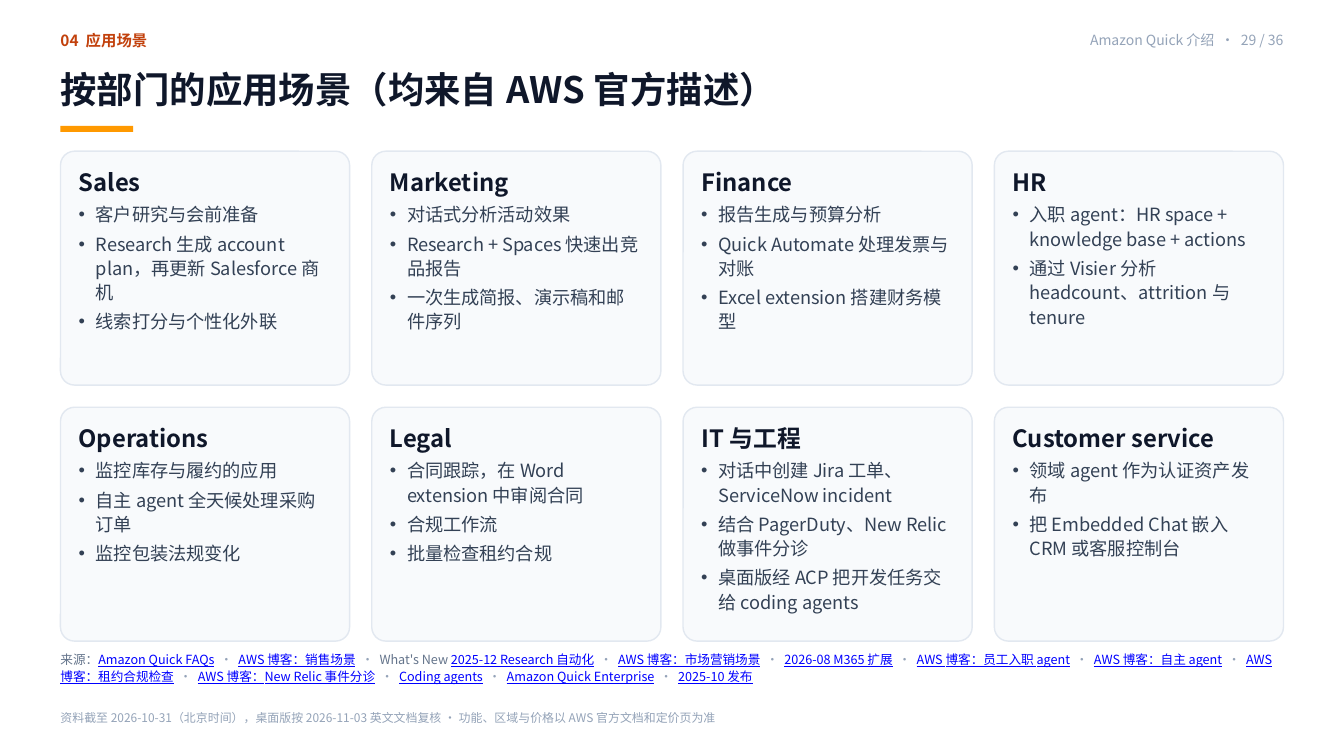
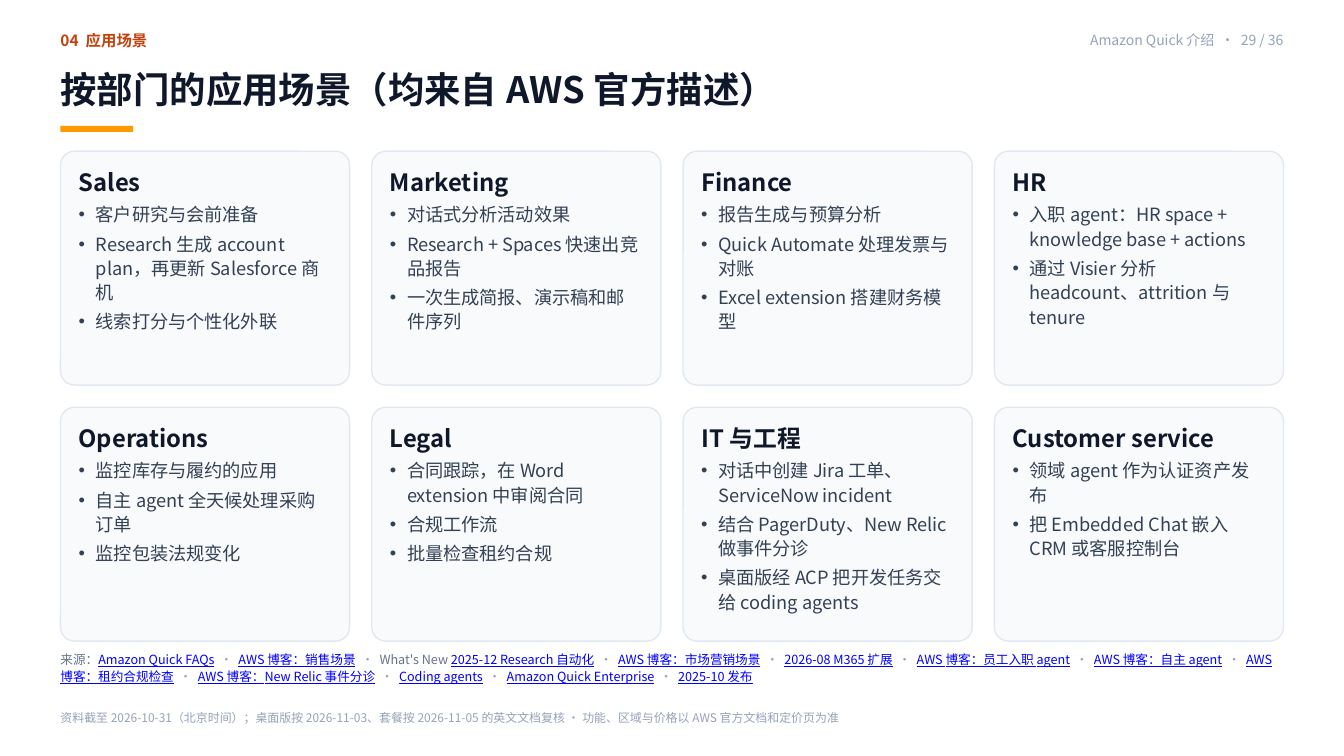
Before and after one commit to sunl/amazon-quick-intro, a slide deck: slide 29 of docs/Amazon-Quick-介绍.pptx. Drawn at 1344x756 pixels with LibreOffice and Linux fonts; fonts in the diff are those of the drawing. Boxes give left, top, right and bottom in pixels: in the first picture for what was removed or moved away, otherwise in the second. Text is boxed around its words. In the diff, an @@ line names an element or a change of style, - is before the commit and + after.

Commit message:
套餐页补充 Quick Essentials，按 2026-11-05 定价页更新超额规则

```diff
--- a/docs/Amazon-Quick-介绍.pptx
+++ b/docs/Amazon-Quick-介绍.pptx
@@ text at bbox=[60, 712, 839, 724]: text changed @@
-资料截至 2026-10-31（北京时间），桌面版按 2026-11-03 英文文档复核 · 功能、区域与价格以 AWS 官方文档和定价页为准
+资料截至 2026-10-31（北京时间）；桌面版按 2026-11-03、套餐按 2026-11-05 的英文文档复核 · 功能、区域与价格以 AWS 官方文档和定价页为准
```
Also in this commit, not shown: 35 other slides changed, 3 other files.
